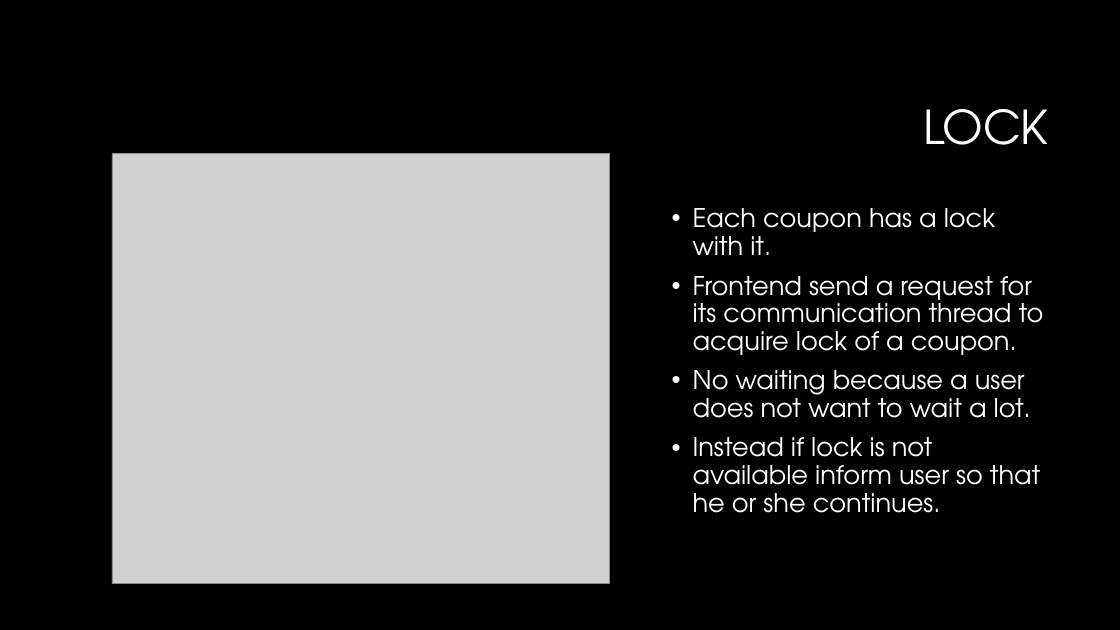
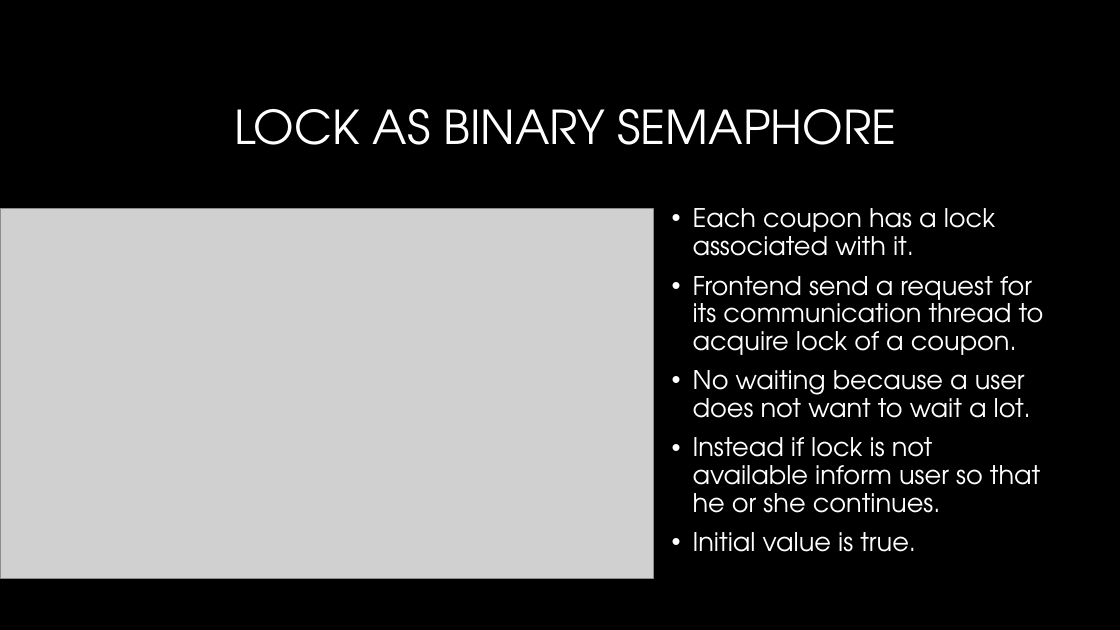
Before and after one commit to srknzl/CouponMonsterAndroid, a slide deck: slide 11 of Coupon Monster.pptx. Drawn at 1120x630 pixels with LibreOffice and Linux fonts; fonts in the diff are those of the drawing; grey boxes stand for pictures; background and template pictures are left out. Boxes give left, top, right and bottom in pixels: in the first picture for what was removed or moved away, otherwise in the second. Text is boxed around its words. In the diff, an @@ line names an element or a change of style, - is before the commit and + after.

Commit message:
Change pptx

```diff
--- a/Coupon Monster.pptx
+++ b/Coupon Monster.pptx
@@ title at <box>235,109,897,145</box>: text changed @@
-LOCK
+LOCK AS BINARY SEMAPHORE
@@ picture: place and size @@
-picture at <box>112,154,609,583</box>
+picture at <box>0,208,654,578</box>
@@ text at <box>693,208,995,256</box>: text changed @@
-• Each coupon has a lock with it.
+• Each coupon has a lock associated with it.
@@ text at <box>693,532,916,552</box>: paragraph added @@
+• Initial value is true.
```
Also in this commit, not shown: 5 other slides changed.
